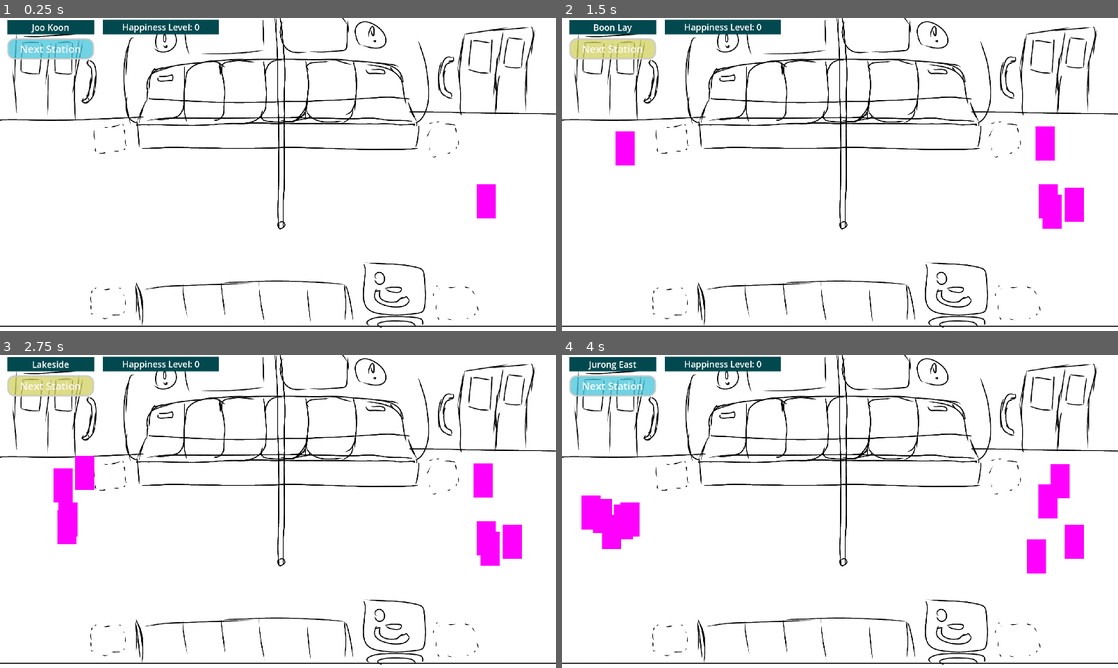
Above: before the commit, frames 1-4 (two rows, left to right).
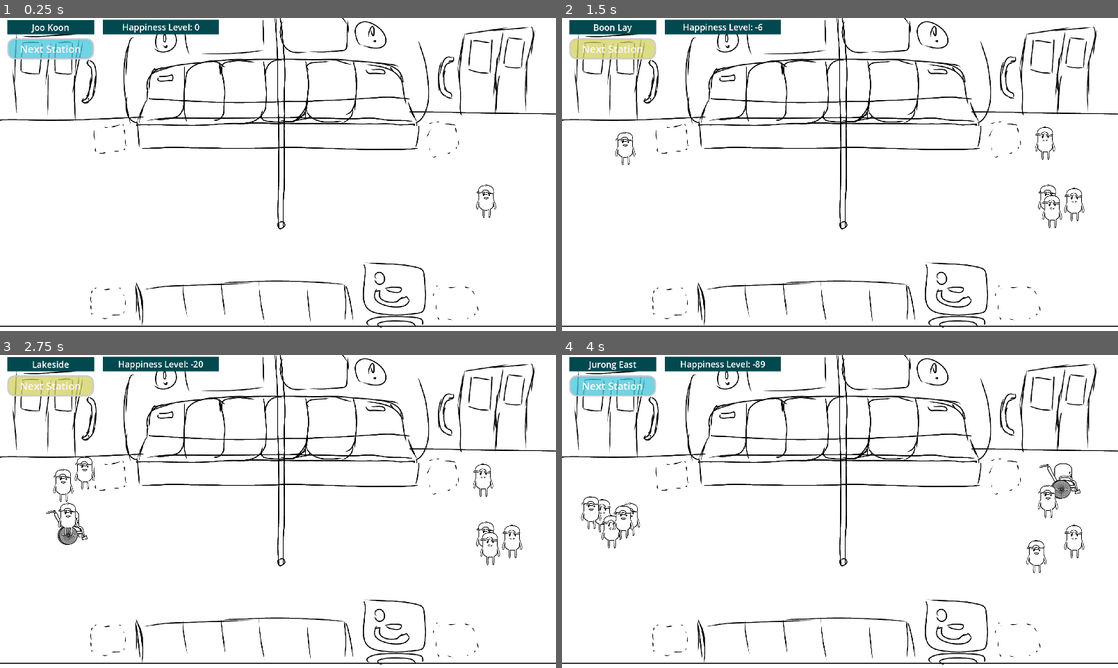
Above: after the commit, the same moments.

Repository: Jagureo/HeritageJam2025
Game: Godot game, scene res://Scenes/game.tscn
Two runs of this game, one before a commit and one after it. Both use one fixed random seed, a clock stepped at 60 frames per second and the inputs below.
Inputs (mouse positions are in pixels of both pictures, inside the frame that each line leads up to):
- Up to frame 1 (0.25 s): no input
- Up to frame 2 (1.5 s): click "Next Station" at 0.5 s; click "Next Station" at 1.25 s
- Up to frame 3 (2.75 s): click "Next Station" at 2 s
- Up to frame 4 (4 s): tap Enter at 2.75 s; move the mouse to (701, 455) at 2.77 s; click (701, 455) at 2.85 s; tap Space at 3.5 s; move the mouse to (745, 455) at 3.52 s; click (745, 455) at 3.6 s

The runs differ from the first frame. In frame 1, 0.4% of the frame differs, in the area x 85-90%, y 53-65%; in frame 2, 1.9%; in frame 3, 2.8%; in frame 4, 3.1%, in the area x 3-94%, y 1-70%.

Commit message:
Added randomized passengers and special check for wheelchair

Diff:
--- a/HGJ/Scenes/Prefabs/Passenger.tscn
+++ b/HGJ/Scenes/Prefabs/Passenger.tscn
@@ -1,8 +1,7 @@
 [gd_scene load_steps=4 format=3 uid="uid://cvuwrt4hor7ht"]
 
 [ext_resource type="Script" uid="uid://bj7k4jp7rwk3r" path="res://Scripts/Gameplay/Passenger.gd" id="1_0ypmp"]
-
-[sub_resource type="PlaceholderTexture2D" id="PlaceholderTexture2D_0ypmp"]
+[ext_resource type="Texture2D" uid="uid://cbld8bgdbfb2p" path="res://Sprites/character_basic_sketch.png" id="2_wveo2"]
 
 [sub_resource type="RectangleShape2D" id="RectangleShape2D_n1l8m"]
 size = Vector2(66, 118)
@@ -12,8 +11,8 @@
 script = ExtResource("1_0ypmp")
 
 [node name="PassengerSprite" type="Sprite2D" parent="."]
-scale = Vector2(66, 118)
-texture = SubResource("PlaceholderTexture2D_0ypmp")
+scale = Vector2(0.3, 0.3)
+texture = ExtResource("2_wveo2")
 
 [node name="PassengerCollisionShape" type="CollisionShape2D" parent="."]
 shape = SubResource("RectangleShape2D_n1l8m")
--- a/HGJ/Scripts/Gameplay/Passenger.gd
+++ b/HGJ/Scripts/Gameplay/Passenger.gd
@@ -14,18 +14,21 @@
 	WHEELCHAIR_BOUND,		# Must use wheelchair slot, otherwise makes standing passengers angry
 
 	# might not do due to technical difficulties
-	FAT,					# Occupies 2 seats
+	# FAT,					# Occupies 2 seats
+	LAST
 }
 
 enum TraitTypes {
 	NORMAL,
 	NOISY,		# Makes adjacent seated passengers angry
 	# FAMILY,		# Prefers to sit with other family members
+	LAST
 }
 
 enum GenderType {
 	MALE,
 	FEMALE,
+	LAST
 }
 
 # Reference
@@ -48,8 +51,13 @@
 # Seat that this passenger is sitting on
 var mSittingOn : Seat = null
 
-# func _ready():
-# 	StandingArea.sStandingArea.AddPassenger(self)
+func _ready():
+	# 	StandingArea.sStandingArea.AddPassenger(self)
+	mPassengerType = randi() % PassengerType.LAST
+	mTraitType = randi() % TraitTypes.LAST
+	mGenderType = randi() % GenderType.LAST
+	if mPassengerType == PassengerType.WHEELCHAIR_BOUND:
+		mPassengerSprite.texture = load("res://Sprites/character_wheelchair_sketch.png")
 
 func _process(_delta):
 	if sSelectedPassenger == self:
@@ -62,10 +70,10 @@
 		if Input.is_action_just_released("Click"):
 			# If passenger is dropped off at a selected seat, put it there
 			if Seat.sSelectedSeat != null and not Seat.sSelectedSeat.HasPassenger():
-				self.global_position = Seat.sSelectedSeat.global_position
-				Seat.sSelectedSeat.AddPassenger(self)
-				mSittingOn = Seat.sSelectedSeat
-				StandingArea.sStandingArea.RemovePassenger(self)
+				if Seat.sSelectedSeat.AddPassenger(self):
+					self.global_position = Seat.sSelectedSeat.global_position
+					mSittingOn = Seat.sSelectedSeat
+					StandingArea.sStandingArea.RemovePassenger(self)
 
 			# print("Dropped off passenger: ", self.name)
 			sSelectedPassenger = null
--- a/HGJ/Scripts/Gameplay/Seat.gd
+++ b/HGJ/Scripts/Gameplay/Seat.gd
@@ -23,9 +23,14 @@
 static var sSelectedSeat : Seat = null
 
 
-func AddPassenger(_passenger : Passenger):
+func AddPassenger(_passenger : Passenger) -> bool:
+	if _passenger.mPassengerType == Passenger.PassengerType.WHEELCHAIR_BOUND:
+		if mSeatType != SeatType.WHEELCHAIR:
+			return false
+	print(_passenger.mPassengerType)
 	mCurrentlySeatedBy = _passenger
 	EventMgr.OnPassengerAddedToSeat.emit(_passenger, mSeatIndex)
+	return true
 
 func RemovePassenger():
 	EventMgr.OnPassengerRemovedFromSeat.emit(mCurrentlySeatedBy, mSeatIndex)
Binary file added: HGJ/Sprites/character_basic_sketch.png
Not shown, added: HGJ/Sprites/character_basic_sketch.png.import
Binary file added: HGJ/Sprites/character_wheelchair_sketch.png
Not shown, added: HGJ/Sprites/character_wheelchair_sketch.png.import
